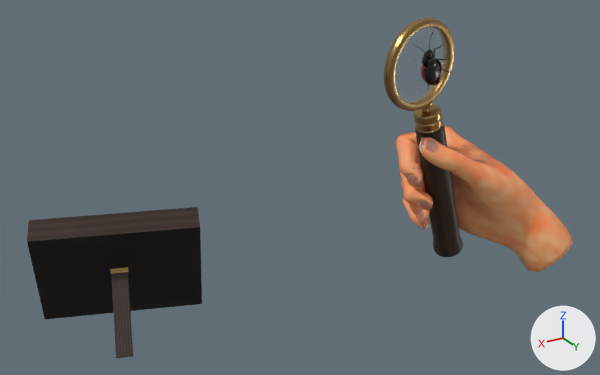
A saved change to the glTF model 3d/export/props/qa.glb.
Both versions are drawn from a camera (50 mm lens) standing at (0.309, 0.509, 0.328) and looking at (-0.03, -0.057, 0.045). The axes (+X, +Y, +Z) are drawn at lower right. The lights are the same throughout. The older version comes first. Where no turn or scale is listed for an object, it has been applied to the vertices.

Script lines for the objects in view, before the commit:
```python
me_qa_bug_corpo = bpy.data.meshes.new('qa_bug_corpo')
me_qa_bug_corpo.from_pydata(...)  # 790 vertices, 1536 faces; spans x -0.1204..-0.0887, y -0.0836..-0.0732, z 0.0036..0.0489
me_qa_bug_corpo.materials.append(mat_qa_rigido)
me_qa_mao_malha = bpy.data.meshes.new('qa_mao_malha')
me_qa_mao_malha.from_pydata(...)  # 2428 vertices, 4852 faces; spans x -0.183..-0.022, y -0.096..0.059, z -0.012..0.139
me_qa_mao_malha.materials.append(mat_qa_pele)
me_qa_mao_unhas = bpy.data.meshes.new('qa_mao_unhas')
me_qa_mao_unhas.from_pydata(...)  # 350 vertices, 680 faces; spans x -0.0624..-0.0205, y -0.0433..0.0025, z 0.0264..0.1388
me_qa_mao_unhas.materials.append(mat_qa_unha)
ob_qa_bug_corpo = bpy.data.objects.new('qa_bug_corpo', me_qa_bug_corpo)
ob_qa_bug_corpo.location = (-0.0366, 0.046, 0.1222)
ob_qa_mao_malha = bpy.data.objects.new('qa_mao_malha', me_qa_mao_malha)
ob_qa_mao_malha.location = (-0.118, -0.027, -0.0636)
ob_qa_mao_unhas = bpy.data.objects.new('qa_mao_unhas', me_qa_mao_unhas)
ob_qa_mao_unhas.location = (-0.118, -0.027, -0.0636)
# also in view: 'qa_lupa_malha' at (-0.166, -0.058, 0.054); 'qa_caixa_malha' at (0.127, -0.073, 0.003)
```
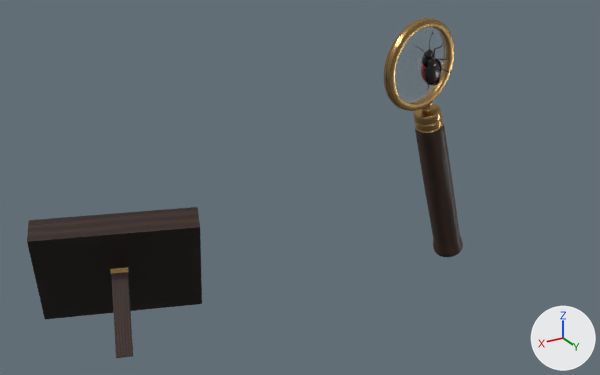
Where the newer file only moved an object's origin or applied its transform, the numbers keep the older frame.

Patch to the scene script:
```diff
--- a/3d/export/props/qa.glb.py
+++ b/3d/export/props/qa.glb.py
@@ ob_qa_mao_malha @@
-ob_qa_mao_malha = bpy.data.objects.new('qa_mao_malha', me_qa_mao_malha)
-ob_qa_mao_malha.location = (-0.118, -0.027, -0.0636)
@@ ob_qa_mao_unhas @@
-ob_qa_mao_unhas = bpy.data.objects.new('qa_mao_unhas', me_qa_mao_unhas)
-ob_qa_mao_unhas.location = (-0.118, -0.027, -0.0636)
```

Boxes [x1, y1, x2, y2] around the edits, measured in the pictures (600 x 375 px):
'qa_mao_malha', deleted (orange)
    before: [396, 125, 573, 272]
'qa_mao_unhas', deleted
    before: [410, 137, 438, 230]
